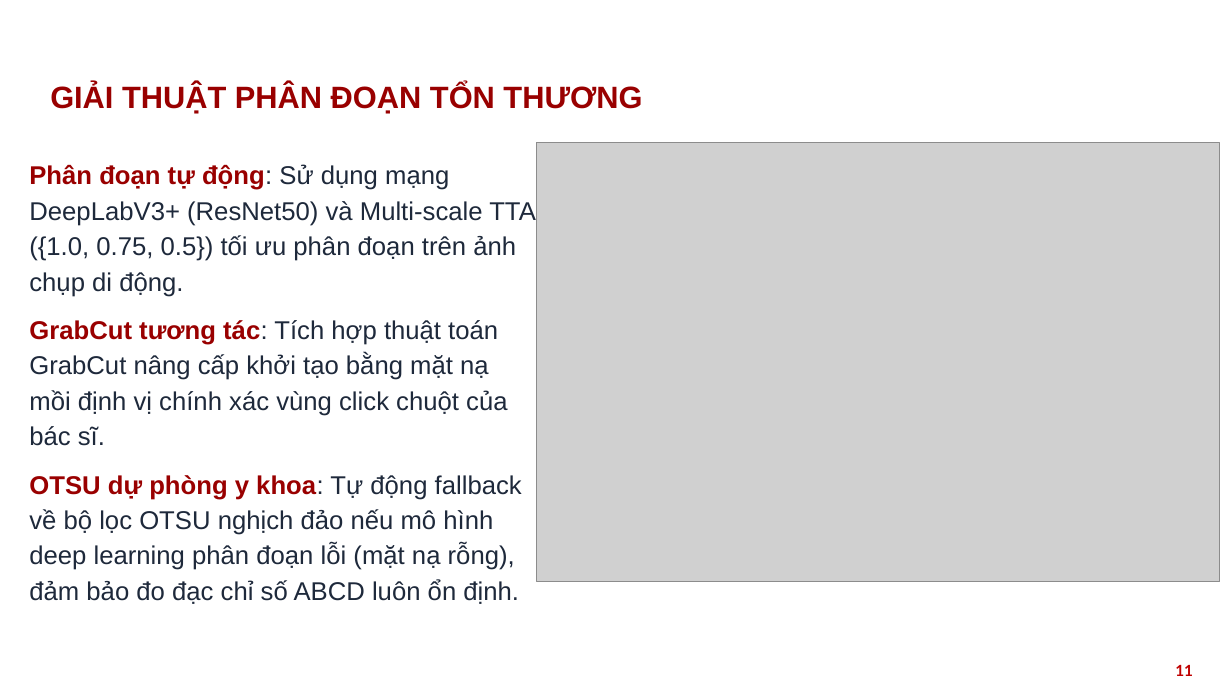
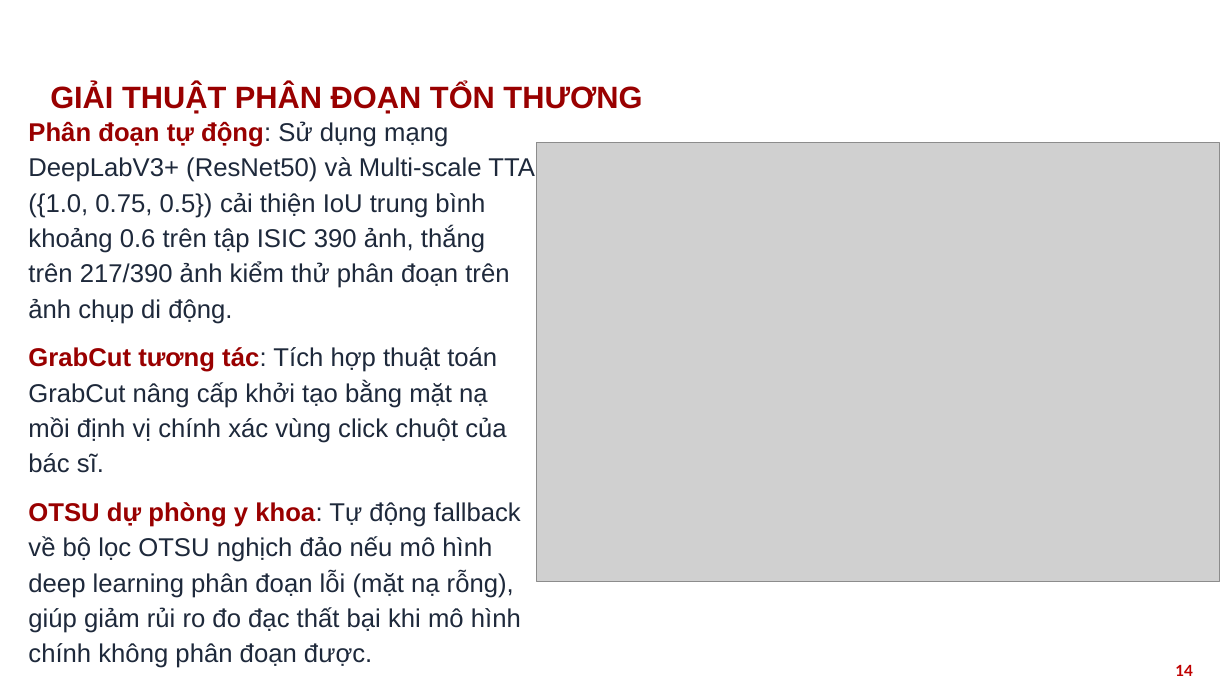
Before and after one commit to nthg0609/doanTN, a slide deck: slide 14 of HUST_PPT_template_2022_RED_16x9_567042.pptx (slide 11 before the commit). Drawn at 1232x693 pixels with LibreOffice and Linux fonts; fonts in the diff are those of the drawing; grey boxes stand for pictures; background and template pictures are left out. Boxes give left, top, right and bottom in pixels: in the first picture for what was removed or moved away, otherwise in the second. Text is boxed around its words. In the diff, an @@ line names an element or a change of style, - is before the commit and + after.

```diff
--- a/HUST_PPT_template_2022_RED_16x9_567042.pptx
+++ b/HUST_PPT_template_2022_RED_16x9_567042.pptx
@@ text "Phân đoạn tự động: Sử ...": place and size @@
-text "Phân đoạn tự động: Sử ..." at [29,164,536,604]
+text "Phân đoạn tự động: Sử ..." at [28,121,535,633]
@@ text at [28,121,535,324]: text changed @@
-Phân đoạn tự động: Sử dụng mạng DeepLabV3+ (ResNet50) và Multi-scale TTA ({1.0, 0.75, 0.5}) tối ưu phân đoạn trên ảnh chụp di động.
+Phân đoạn tự động: Sử dụng mạng DeepLabV3+ (ResNet50) và Multi-scale TTA ({1.0, 0.75, 0.5}) cải thiện IoU trung bình khoảng 0.6 trên tập ISIC 390 ảnh, thắng trên 217/390 ảnh kiểm thử phân đoạn trên ảnh chụp di động.
@@ text at [28,502,521,633]: text changed @@
-OTSU dự phòng y khoa: Tự động fallback về bộ lọc OTSU nghịch đảo nếu mô hình deep learning phân đoạn lỗi (mặt nạ rỗng), đảm bảo đo đạc chỉ số ABCD luôn ổn định.
+OTSU dự phòng y khoa: Tự động fallback về bộ lọc OTSU nghịch đảo nếu mô hình deep learning phân đoạn lỗi (mặt nạ rỗng), giúp giảm rủi ro đo đạc thất bại khi mô hình chính không phân đoạn được.
@@ page number at [1175,665,1193,676]: text changed @@
-11
+14
```
Also in this commit, not shown: 19 other slides changed, 4 slides added, 50 other files.
